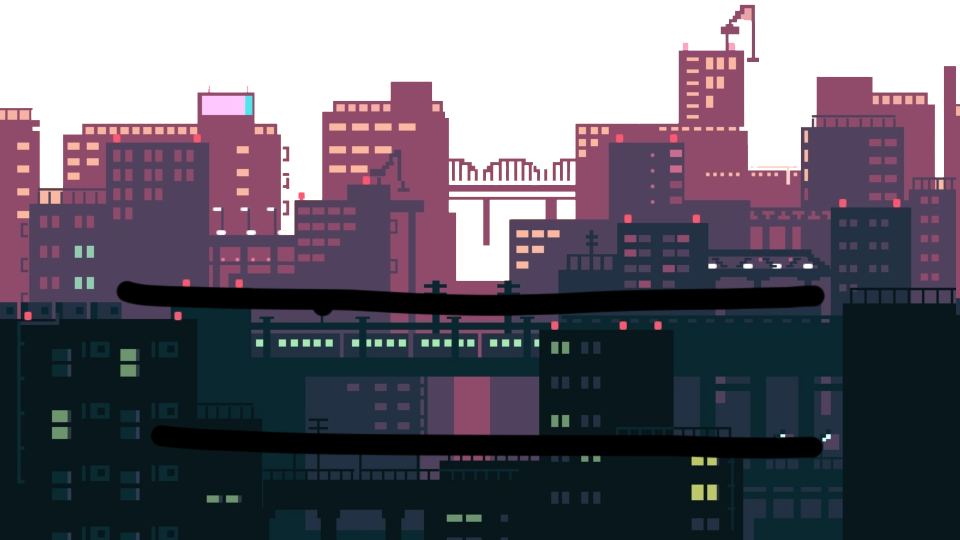
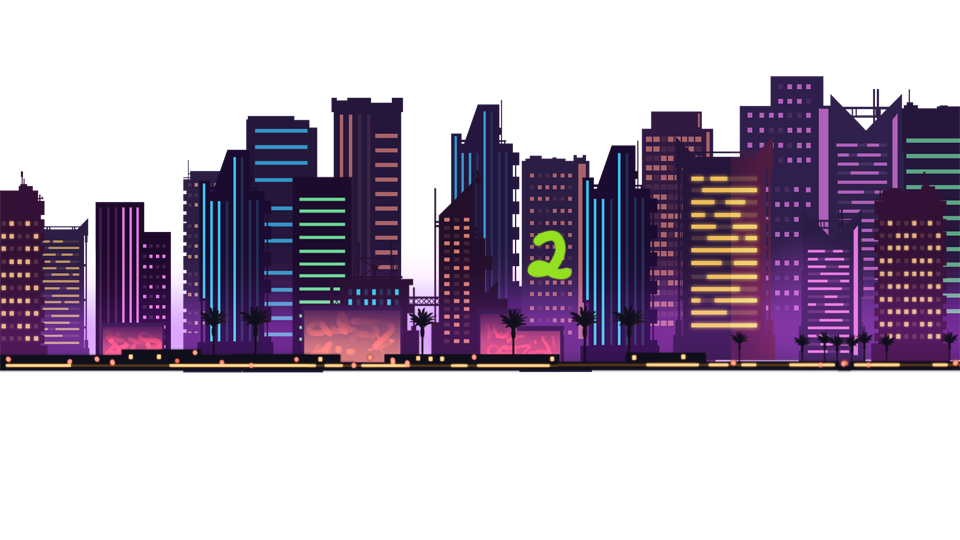
Layer changes from the first 960 x 540 image to the second:
renamed "图层 2" to "图层 1", painted on it over [526,104,960,540]
renamed "图层 1" to "e1", painted on it over [0,4,960,540]
